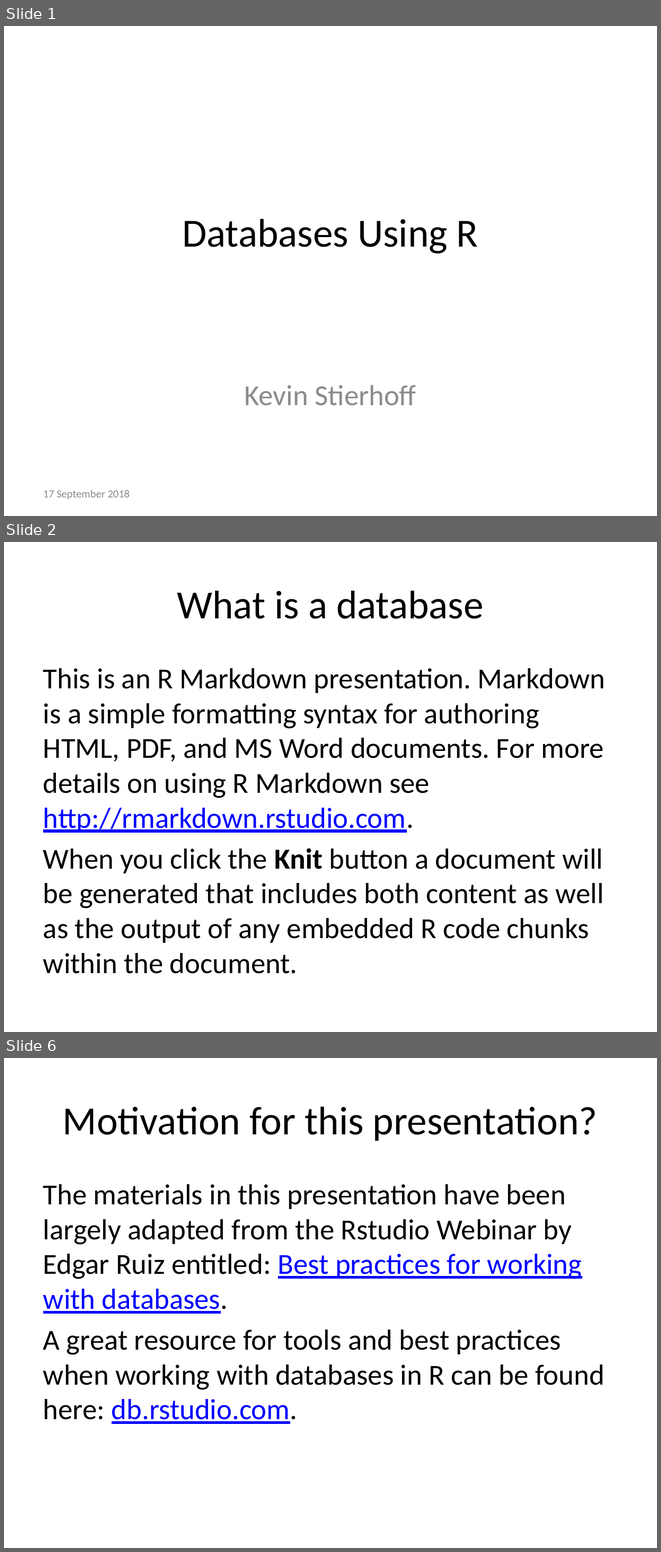
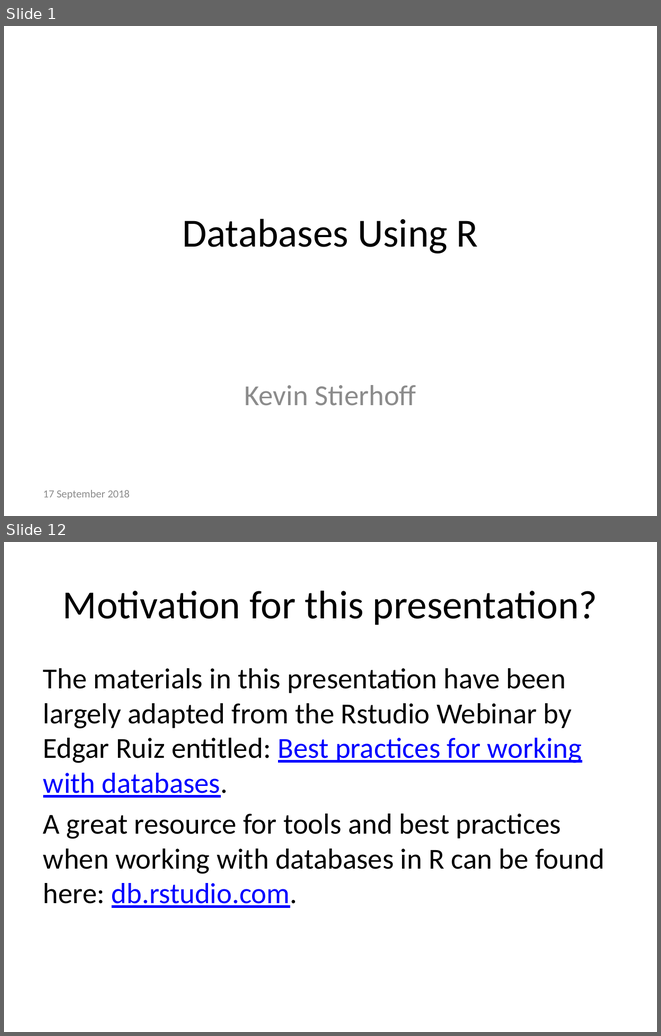
Before and after one commit to kstierhoff/rDatabase, a slide deck: Doc/databases-and-R_Presentation.pptx. Shown one above the other, each under a label of ours: slides 1, 2 and 6 before the commit, slides 1 and 12 after it; the slides between them are not shown. The pictures are 661x1552 and 661x1036 pixels, drawn with LibreOffice and Linux fonts; fonts in the diff are those of the drawing. Boxes give left, top, right and bottom in pixels: in the first picture for what was removed or moved away, otherwise in the second. Text is boxed around its words. In the diff, an @@ line names an element or a change of style, - is before the commit and + after.

Commit message:
Near final draft. Working HTML and notebook. Cleaned old files.

```diff
--- a/Doc/databases-and-R_Presentation.pptx
+++ b/Doc/databases-and-R_Presentation.pptx
@@ slide 2 removed at [4, 542, 657, 1032], background #FFFFFF @@
@@ title removed at [177, 590, 484, 619] @@
-What is a database
@@ text removed at [43, 668, 606, 973] @@
-This is an R Markdown presentation. Markdown is a simple formatting syntax for authoring HTML, PDF, and MS Word documents. For more details on using R Markdown see http://rmarkdown.rstudio.com.
-When you click the Knit button a document will be generated that includes both content as well as the output of any embedded R code chunks within the document.
@@ what was slide 6 is now slide 12 @@
```
Also in this commit, not shown: 2 slides changed, 12 slides added, 2 other slides removed, 10 other files.
